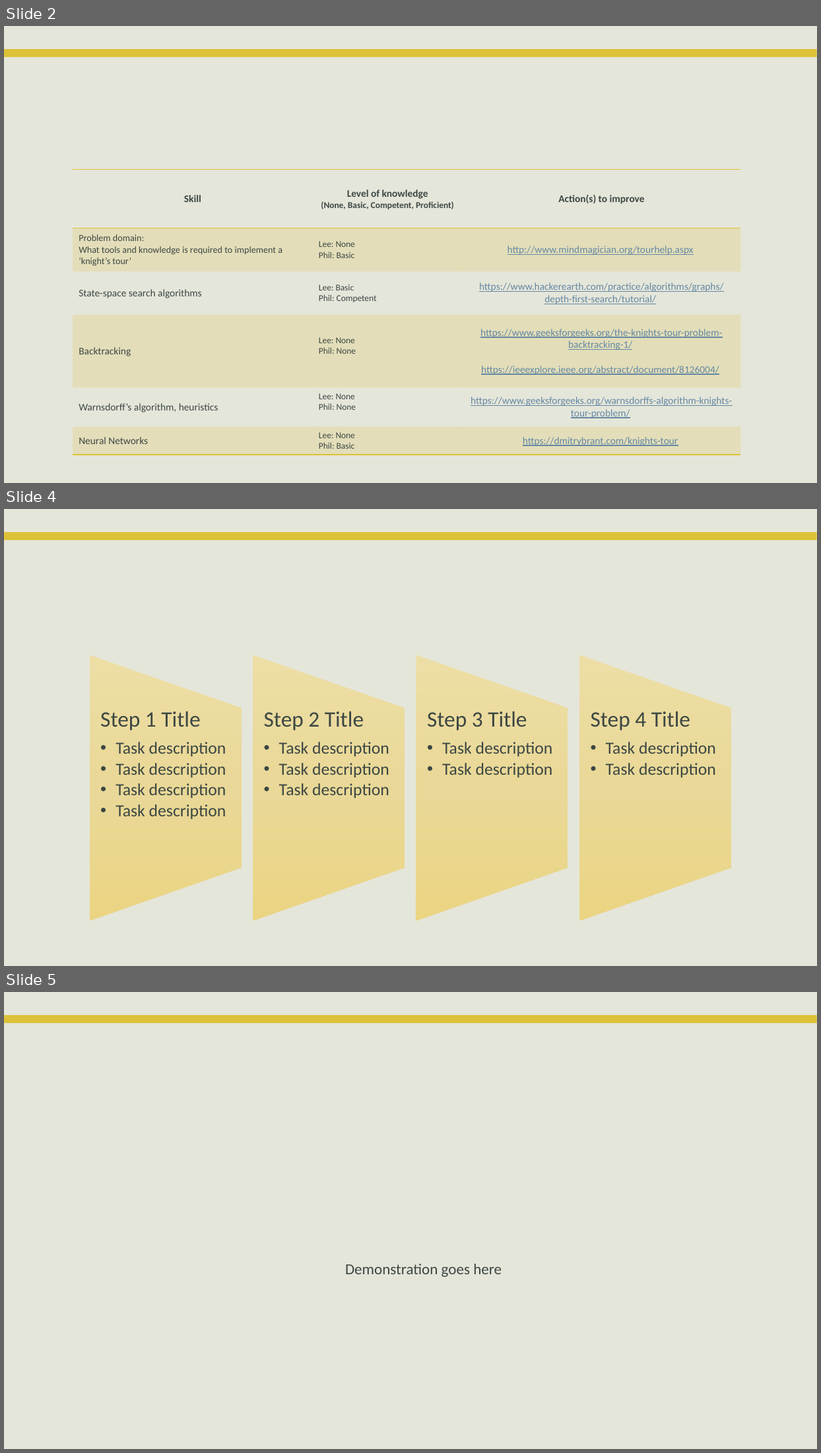
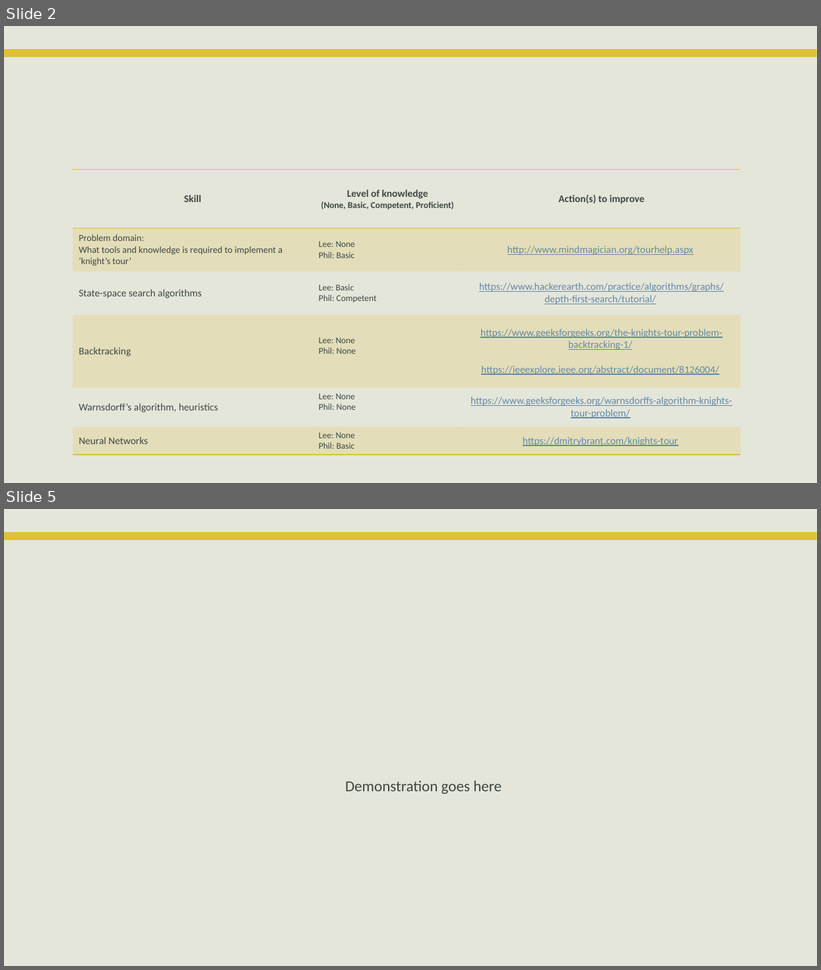
Before and after one commit to PhilipCastiglione/SIT215_PBL2, a slide deck: PST_2.pptx. Shown one above the other, each under a label of ours: slides 2, 4 and 5 before the commit, slides 2 and 5 after it; the slides between them are not shown. The pictures are 821x1453 and 821x970 pixels, drawn with LibreOffice and Linux fonts; fonts in the diff are those of the drawing; background and template pictures are left out. Boxes give left, top, right and bottom in pixels: in the first picture for what was removed or moved away, otherwise in the second. Text is boxed around its words. In the diff, an @@ line names an element or a change of style, - is before the commit and + after.

```diff
--- a/PST_2.pptx
+++ b/PST_2.pptx
@@ slide 4 removed at (4,509,817,966), background #E5E6DA; not listed: 1 template element that a slide beside it also shows @@
@@ title removed at (89,540,732,631) @@
-Our solution
@@ group removed at (90,655,731,921): 4 flow chart manual operations, 4 texts @@
-Step 1 Title
-  •• Task description
-  •• Task description
-  •• Task description
-  •• Task description
-Step 2 Title
-  •• Task description
-  •• Task description
-  •• Task description
-Step 3 Title
-  •• Task description
-  •• Task description
-Step 4 Title
-  •• Task description
-  •• Task description
```
Also in this commit, not shown: 2 slides changed, 1 slide added, 1 other slide removed.
